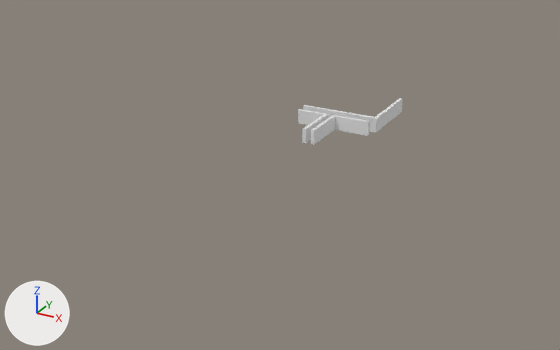
Before and after pictures for a commit that changed the Blender file res/models/mazes/00/maze0.blend.
The view is the same before and after, from a 50 mm lens placed at (174.0, -327.0, 151.0), pointed at (-20.0, 25.0, -24.0). The lights are fixed; the arrows at lower left show +X, +Y and +Z.
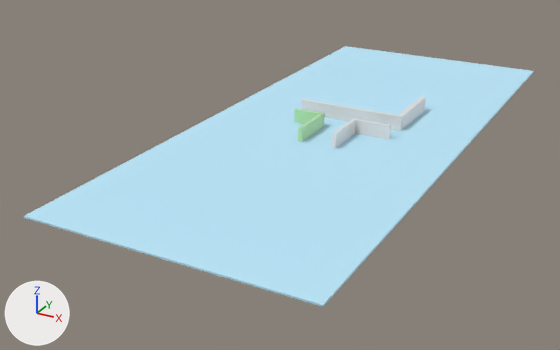
Location of each change, [x1, y1, x2, y2] in pixels of the pictures (560 x 350 px):
```json
{"object": "Cube.003", "change": "added", "after": [24, 46, 534, 307], "on screen": "blue"}
{"object": "Cube.002", "change": "moved, rescaled", "before": [303, 98, 403, 132], "after": [301, 97, 426, 131], "on screen": "25% wider"}
{"object": "Cube.001", "change": "moved", "before": [311, 115, 370, 145], "after": [332, 118, 391, 149]}
{"object": "Cube", "change": "recoloured, moved", "before": [298, 109, 329, 143], "after": [294, 108, 325, 142], "on screen": "white to green"}
```

The change, as JSON lines over the scene's bpy script:
```json
{"op": "set", "path": "mat_material.base_color", "old": "(0.8, 0.8, 0.8)", "new": "(0.479, 0.8, 0.416)", "note": "white #e7e7e7 -> green #b8e7ad"}
{"op": "add", "block": "mat_material_002", "code": ["mat_material_002 = principled_material('Material.002')", "mat_material_002.base_color = (0.518, 0.832, 1.0)  # blue #bfebff", "mat_material_002.roughness = 0.846"]}
{"op": "add", "block": "me_cube_003", "code": ["me_cube_003 = bpy.data.meshes.new('Cube.003')", "me_cube_003.from_pydata(...)  # a box spanning x -72.0..72.0, y -72.6..72.6, z -0.4..0.4", "me_cube_003.materials.append(mat_material_002)  # blue #bfebff"]}
{"op": "set", "path": "ob_cube.location", "old": "(-2.5, 21.1, 1.0)", "new": "(-5.0, 21.1, 1.0)"}
{"op": "set", "path": "ob_cube_001.location", "old": "(2.5, 21.1, 1.1)", "new": "(14.8, 21.1, 1.1)"}
{"op": "set", "path": "ob_cube_002.location", "old": "(-3.6, 54.1, 9.3)", "new": "(-3.6, 63.2, 9.3)"}
{"op": "set", "path": "ob_cube_002.scale", "old": "(1.0, 1.0, 1.0)", "new": "(1.38, 1.0, 1.0)"}
{"op": "add", "block": "ob_cube_003", "code": ["ob_cube_003 = bpy.data.objects.new('Cube.003', me_cube_003)", "ob_cube_003.location = (3.1, 52.0, -0.3)", "ob_cube_003.scale = (1.0, 2.32, 1.0)"]}
```
